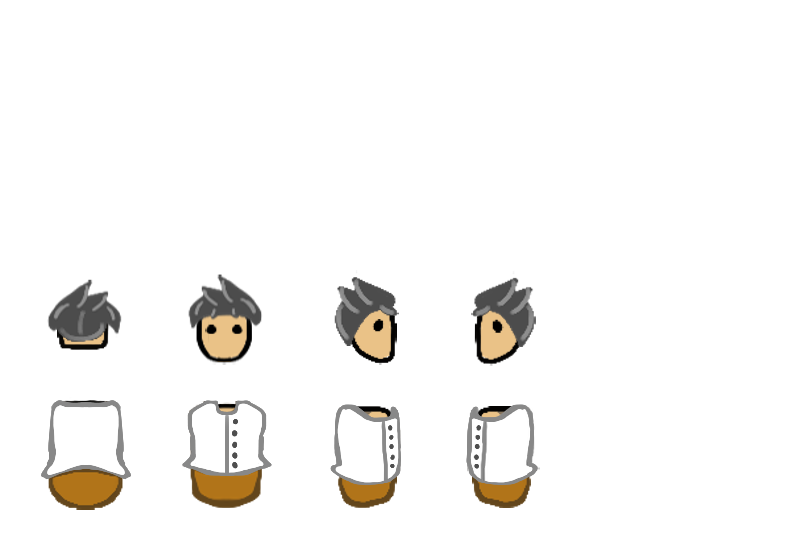
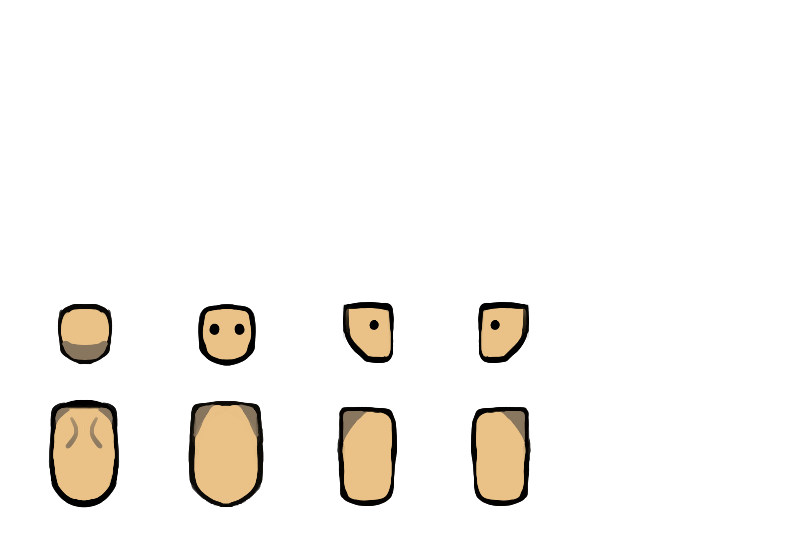
Two versions of the same layered image (800×560). Layer-by-layer changes:
painted on "hair" (1st of 2, in "human male" › "head" › "right sided") over (381, 271, 536, 366)
painted on "line eyes" (1st of 2, in "human male" › "head" › "right sided") over (384, 271, 536, 448)
renamed "color head Merged" to "head", painted on it over (349, 270, 536, 448)
painted on "hair" (2nd of 2, in "human male" › "head") over (47, 270, 487, 366)
painted on "line eyes" (2nd of 2, in "human male" › "head") over (188, 270, 399, 406)
painted on "head" (3rd of 3, in "human male" › "head") over (47, 270, 509, 444)
painted on "top clothes" (1st of 2, in "human male" › "body" › "right sided") over (330, 404, 540, 508)
painted on "bottom clothes" (1st of 2, in "human male" › "body" › "right sided") over (466, 404, 540, 508)
renamed "color body" to "body", painted on it over (330, 331, 540, 508)
painted on "top clothes" (2nd of 2, in "human male" › "body") over (41, 320, 477, 510)
painted on "bottom clothes" (2nd of 2, in "human male" › "body") over (41, 342, 467, 510)
painted on "body" (3rd of 3, in "human male" › "body") over (41, 316, 509, 510)
